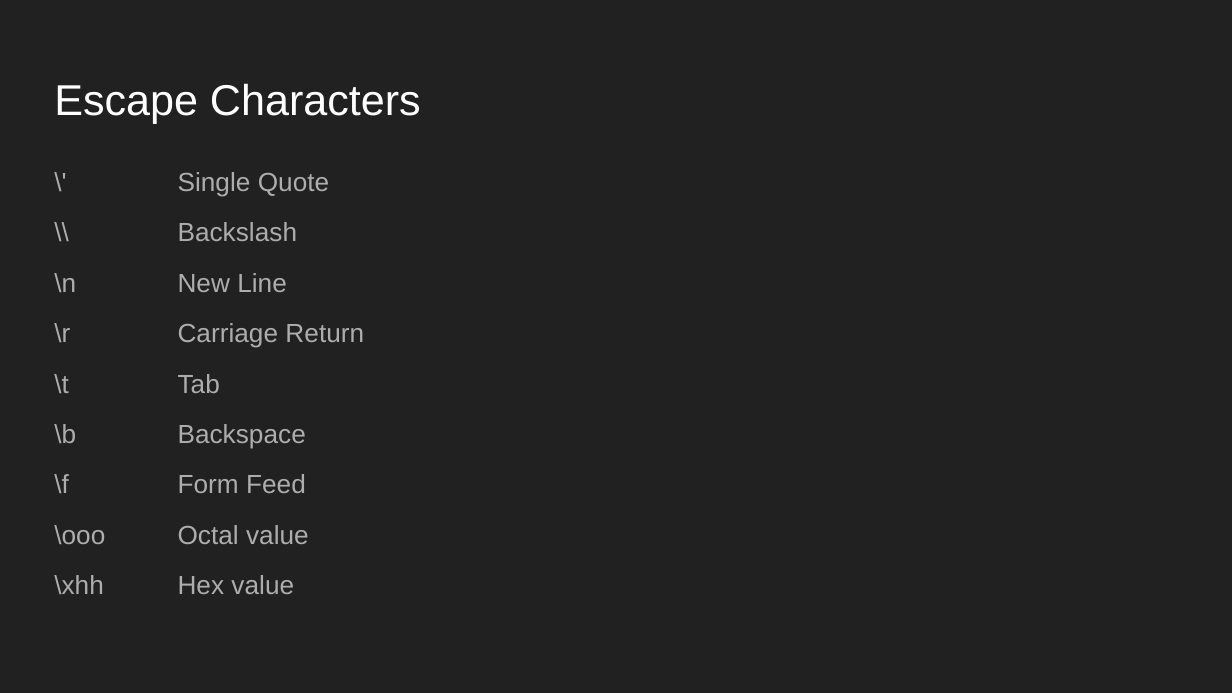
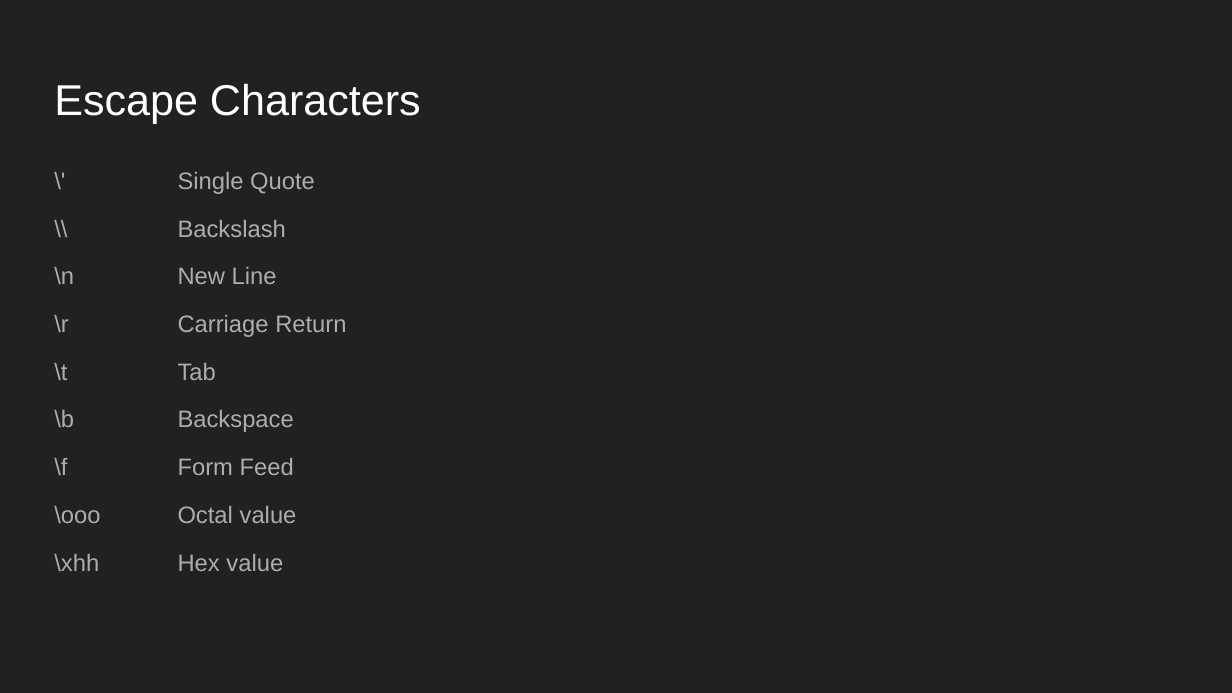
Before and after one commit to nsolaf1/Technology_Programming, a slide deck: slide 36 of Slides/Lesson 9 Data Types .pptx. Drawn at 1232x693 pixels with LibreOffice and Linux fonts; fonts in the diff are those of the drawing. Boxes give left, top, right and bottom in pixels: in the first picture for what was removed or moved away, otherwise in the second. Text is boxed around its words. In the diff, an @@ line names an element or a change of style, - is before the commit and + after.

```diff
--- a/Slides/Lesson 9 Data Types .pptx
+++ b/Slides/Lesson 9 Data Types .pptx
@@ text "\' Single Quote" at box(54, 172, 346, 571): size 15.3 to 13.9 pt @@
```
Also in this commit, not shown: 12 other slides changed, 6 other files.
